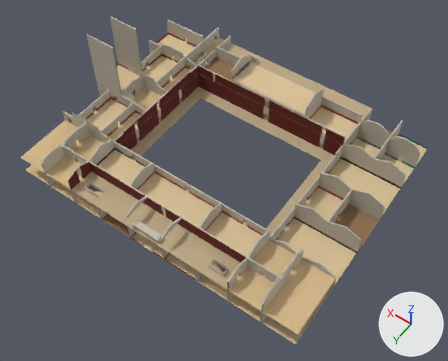
A saved change to the glTF model nero-rome-reader /assets/models/rome/rome_transitoria_interior.glb.
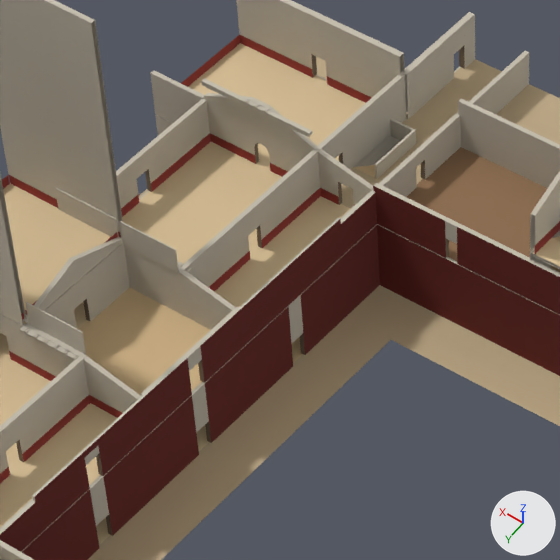
Each version appears first whole from a camera (50 mm lens) standing at (-82.0, 118.0, 171.6) and looking at (-6.7, 12.6, 5.9), and next in a close-up on the part from 26% to 53% of the width and 7% to 40% of the height. Every picture has the same lights, and +X, +Y and +Z are marked at lower right. The older version's two pictures come first. Vertices at exactly the same position are counted once.

The scene before the commit, as lines of its bpy script (objects in view):
```python
me_rome_transitoria_interior = bpy.data.meshes.new('rome_transitoria_interior')
me_rome_transitoria_interior.from_pydata(...)  # 7687 vertices, 10244 faces; spans x -56.0..56.0, y -46.1..46.0, z 0.1..34.0
me_rome_transitoria_interior.materials.append(mat_int_plaster)  # light grey #c5bdad
me_rome_transitoria_interior.materials.append(mat_int_marble)  # beige #ddc499
me_rome_transitoria_interior.materials.append(mat_int_trav)  # beige #d4b689
me_rome_transitoria_interior.materials.append(mat_int_earth)  # brown #906f50
me_rome_transitoria_interior.materials.append(mat_int_paving)  # beige #bfaa86
me_rome_transitoria_interior.materials.append(mat_dado_red)  # red #95352c
me_rome_transitoria_interior.materials.append(mat_dado_black)  # black #2c2927
me_rome_transitoria_interior.materials.append(mat_dado_yellow)  # yellow #c5a23f
me_rome_transitoria_interior.materials.append(mat_dado_teal)  # cyan #388179
me_rome_transitoria_interior.materials.append(mat_int_wallred)  # dark red #661c14
me_rome_transitoria_interior.materials.append(mat_int_reveal)  # brown #7c6c59
ob_rome_transitoria_interior = bpy.data.objects.new('rome_transitoria_interior', me_rome_transitoria_interior)
ob_rome_transitoria_interior.location = (0.0, 0.0, 0.0)
```
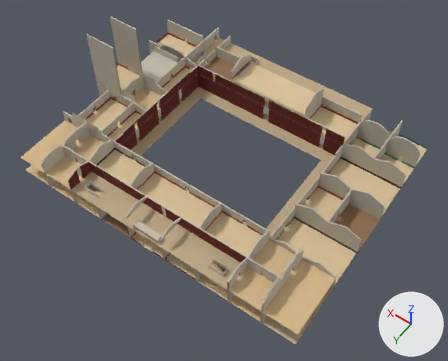
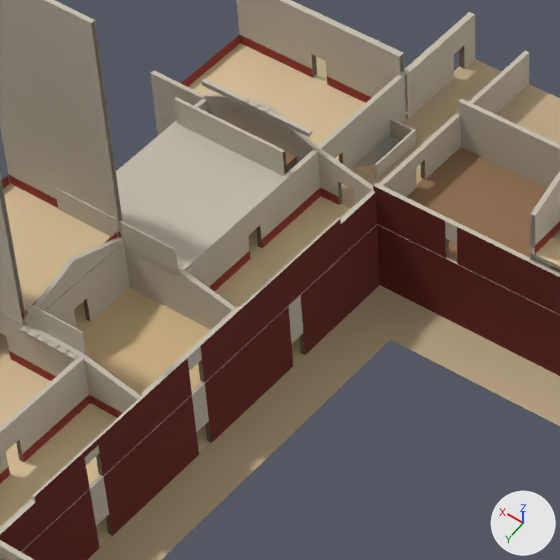
Patch to the scene script:
```diff
--- a/nero-rome-reader /assets/models/rome/rome_transitoria_interior.glb.py
+++ b/nero-rome-reader /assets/models/rome/rome_transitoria_interior.glb.py
@@ me_rome_transitoria_interior @@
 # used by ob_rome_transitoria_interior; location = (0.0, 0.0, 0.0)
-me_rome_transitoria_interior.from_pydata(...)  # 7687 vertices, 10244 faces; spans x -56.0..56.0, y -46.1..46.0, z 0.1..34.0
+me_rome_transitoria_interior.from_pydata(...)  # 7771 vertices, 10362 faces; spans x -56.0..56.0, y -46.1..46.0, z 0.1..34.0
+# me_rome_transitoria_interior part 1: a new loose piece of 100 vertices spanning x 38.2..49.8, y -20.1..-19.9, z 7.1..14.4
+# me_rome_transitoria_interior part 2
+# 38 vertices are removed from x 43.2..44.8, y -24.2..-23.8, z 7.1..14.0
+# 67 faces are deleted
+# 15 vertices are added at x 38.2..49.8, y -24.2..-6.2, z 7.1..11.8
+# 7 new vertices lie (7.6, 0.0, 0.0) away from vertices in x 40.2, y -23.8..-20.1, z 7.1..10.3
+# 19 new faces join them, mat_int_plaster (light grey #c5bdad)
+# 4 new faces join them, mat_int_trav (beige #d4b689)
+# 2 new faces join them, mat_int_earth (brown #906f50)
+# 4 new faces join them, mat_dado_red (red #95352c)
+# 6 new faces join them, mat_int_reveal (brown #7c6c59)
 me_rome_transitoria_interior.materials.append(mat_int_plaster)
```

What differs and where, as boxes [x1, y1, x2, y2] in the close-ups (560 x 560 px):
part 1 of me_rome_transitoria_interior, added
    after: [174, 97, 287, 176]
part 2 of me_rome_transitoria_interior, built on
    before: [210, 96, 288, 177]
    after: [116, 97, 297, 264]
